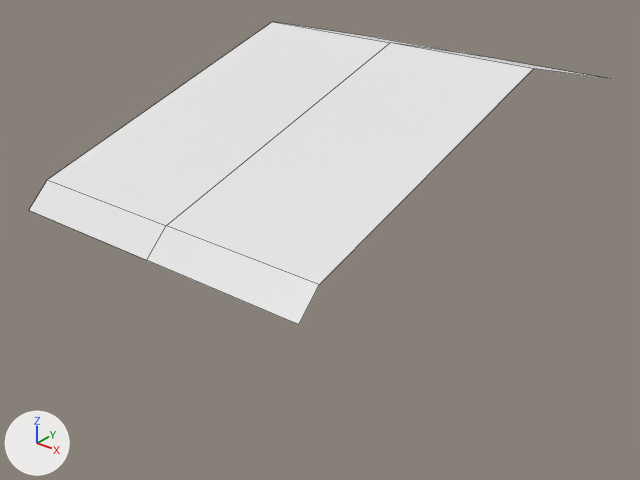
One commit to the Blender file body_v2.blend: the scene before it, then after it.
Both versions are drawn from a 50 mm camera at (12.16, -14.93, 12.71) aimed at (-0.25, 0.58, 3.1). Every picture has the same lights, and +X, +Y and +Z are marked at lower left. The first picture is the older version. Mesh edges are drawn as thin lines.

Names of what the first picture shows: 'Bodfy'.
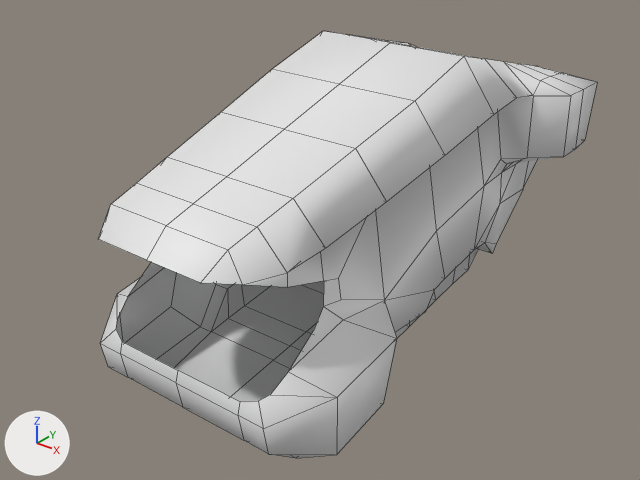
Boxes [x1, y1, x2, y2] around the edits, measured in the pictures (640 x 480 px):
'Bodfy', reshaped (14% narrower, 41% taller)
    before: [29, 22, 609, 324]
    after: [98, 31, 597, 458]
part 1 of me_plane, reshaped
    before: [29, 22, 609, 324]
    after: [98, 31, 597, 458]

The change in detail:
Material 'Main Body' (mat_main_body) is new.
Its base color is (0.8, 0.8, 0.8) (white #e7e7e7).
me_plane is used by ob_bodfy; location (0.0, 0.0, 0.0).
me_plane had 8 vertices, 3 faces and spanned x -3.82..0.0, y -5.08..7.76, z 4.88..7.59.
me_plane now has 146 vertices, 139 faces and spans x -3.82..0.0, y -5.08..7.69, z 0.42..7.59.
Part 1, on me_plane:
5 vertices are removed from x -3.82..0.0, y -5.08..7.76, z 4.88..7.59.
3 faces are deleted.
133 vertices are added at x -3.82..0.0, y -5.08..7.69, z 0.42..7.59.
5 new vertices lie (2.08, 0.0, 0.0) away from vertices in x -2.08, y 0.99..4.75, z 1.17..7.33.
5 new vertices lie (1.8, 0.0, 0.0) away from vertices in x -1.8, y -4.63..-2.81, z 0.42..5.9.
139 new faces join them.
me_plane part 2: the surface is now shaded smooth.
me_plane gains material mat_main_body (white #e7e7e7).
